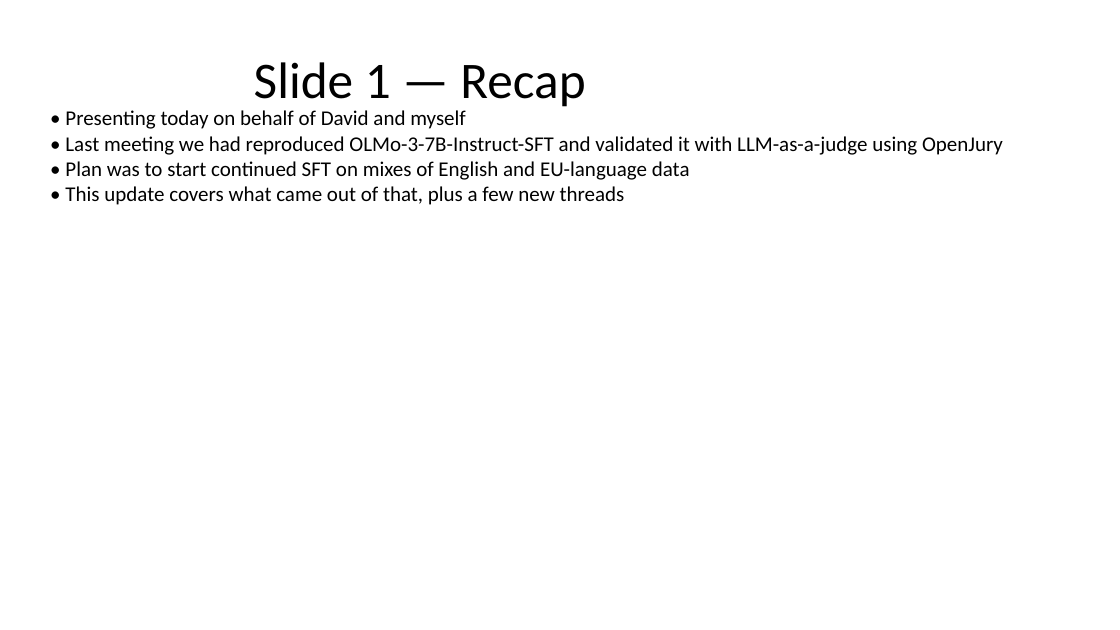
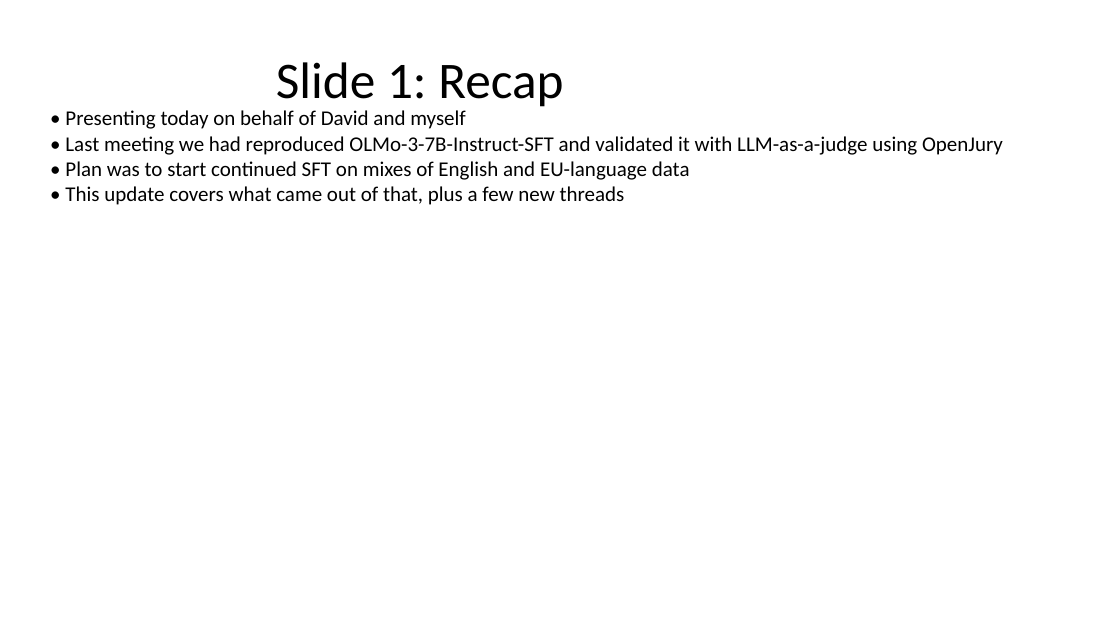
Before and after one commit to ferreirafabio/open-instruct, a slide deck: slide 2 of oellm/meetings/llms4eu_wp4/2026-04-28.pptx. Drawn at 1120x630 pixels with LibreOffice and Linux fonts; fonts in the diff are those of the drawing. Boxes give left, top, right and bottom in pixels: in the first picture for what was removed or moved away, otherwise in the second. Text is boxed around its words. In the diff, an @@ line names an element or a change of style, - is before the commit and + after.

```diff
--- a/oellm/meetings/llms4eu_wp4/2026-04-28.pptx
+++ b/oellm/meetings/llms4eu_wp4/2026-04-28.pptx
@@ title at [276,62,563,107]: text changed @@
-Slide 1 — Recap
+Slide 1: Recap
```
Also in this commit, not shown: 6 other slides changed, 2 other files.
